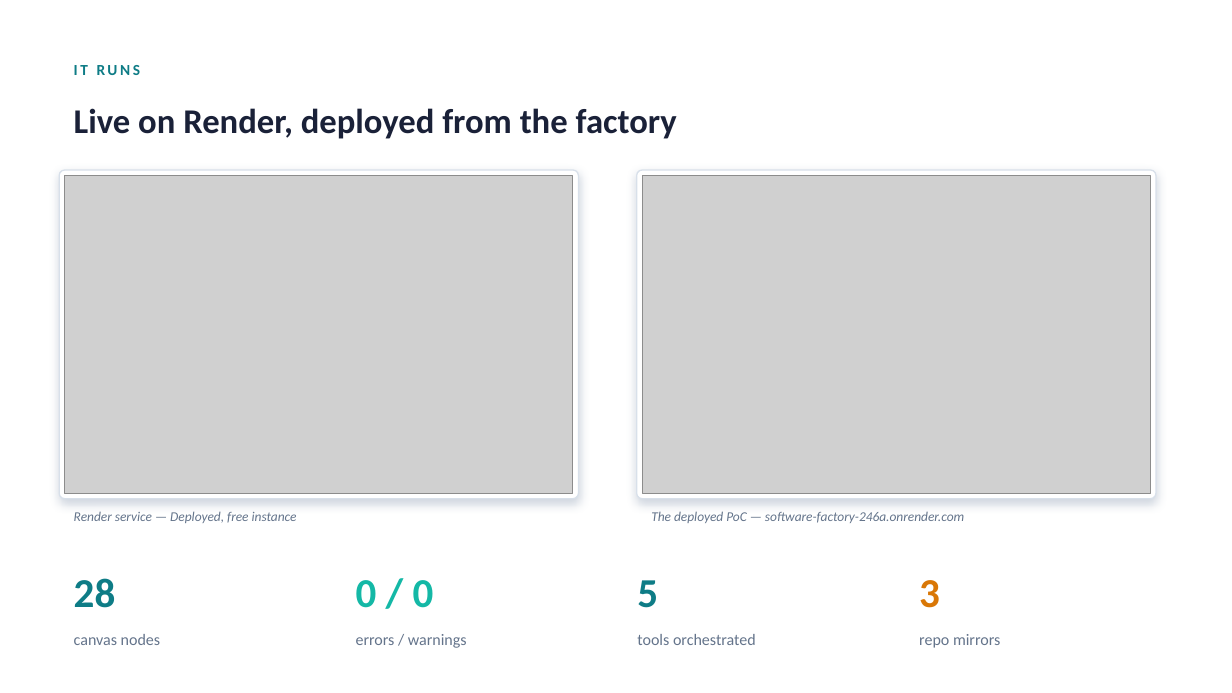
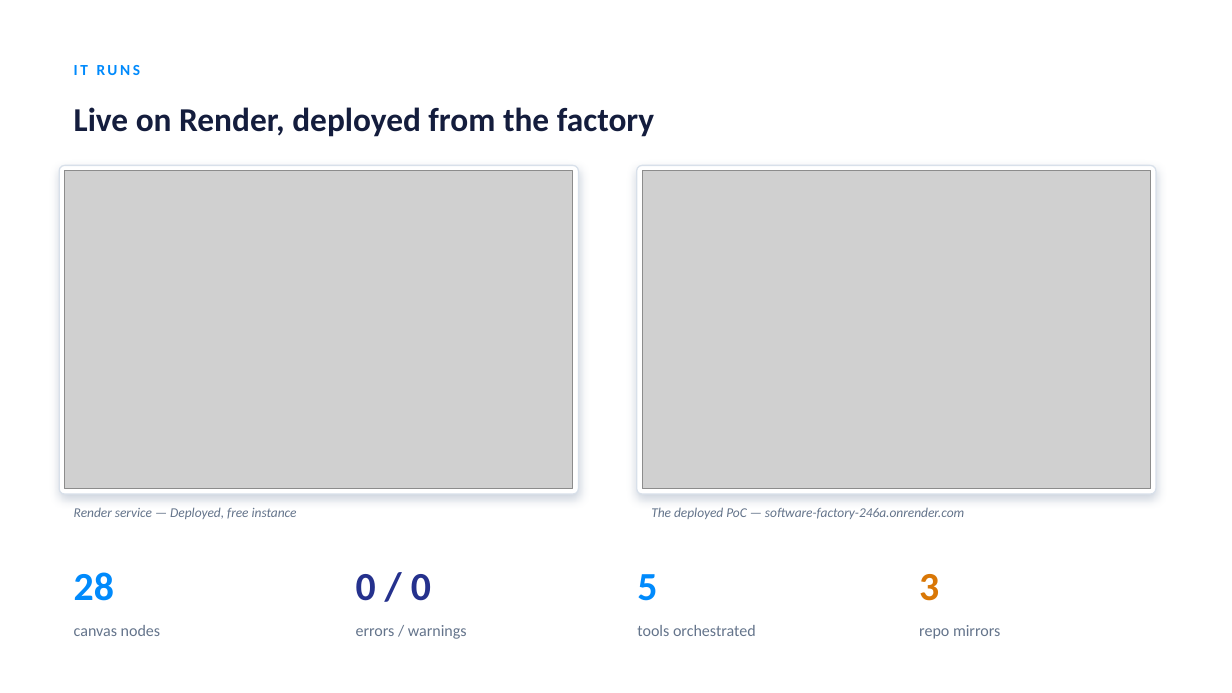
Before and after one commit to Cubiczan/software-factory, a slide deck: slide 6 of SuperPlane-Software-Factory.pptx. Drawn at 1232x693 pixels with LibreOffice and Linux fonts; fonts in the diff are those of the drawing; grey boxes stand for pictures. Boxes give left, top, right and bottom in pixels: in the first picture for what was removed or moved away, otherwise in the second. Text is boxed around its words. In the diff, an @@ line names an element or a change of style, - is before the commit and + after.

```diff
--- a/SuperPlane-Software-Factory.pptx
+++ b/SuperPlane-Software-Factory.pptx
@@ text "IT RUNS" at [74, 65, 140, 75]: text colour #0E7C86 to #008AFC @@
@@ text "Live on Render, deployed from ..." at [74, 107, 654, 137]: size 27 to 26 pt, text colour #1A2138 to #141D3D @@
@@ 2 pictures, 2 texts, 2 rounded rectangles: place and size @@
-2 pictures, 2 texts, 2 rounded rectangles at [59, 170, 1156, 523]
+2 pictures, 2 texts, 2 rounded rectangles at [59, 165, 1156, 519]
@@ text "28" at [74, 572, 114, 601]: size 32 to 31 pt, text colour #0E7C86 to #008AFC @@
@@ text "0 / 0" at [356, 574, 431, 601]: size 32 to 31 pt, text colour #14B8A6 to #25318D @@
@@ text "5" at [637, 574, 657, 601]: size 32 to 31 pt, text colour #0E7C86 to #008AFC @@
@@ text "3" at [919, 574, 939, 601]: size 32 to 31 pt @@
@@ 4 texts: place and size @@
-4 texts at [74, 634, 1000, 648]
+4 texts at [74, 625, 1000, 639]
```
Also in this commit, not shown: 7 other slides changed, 1 other file.
